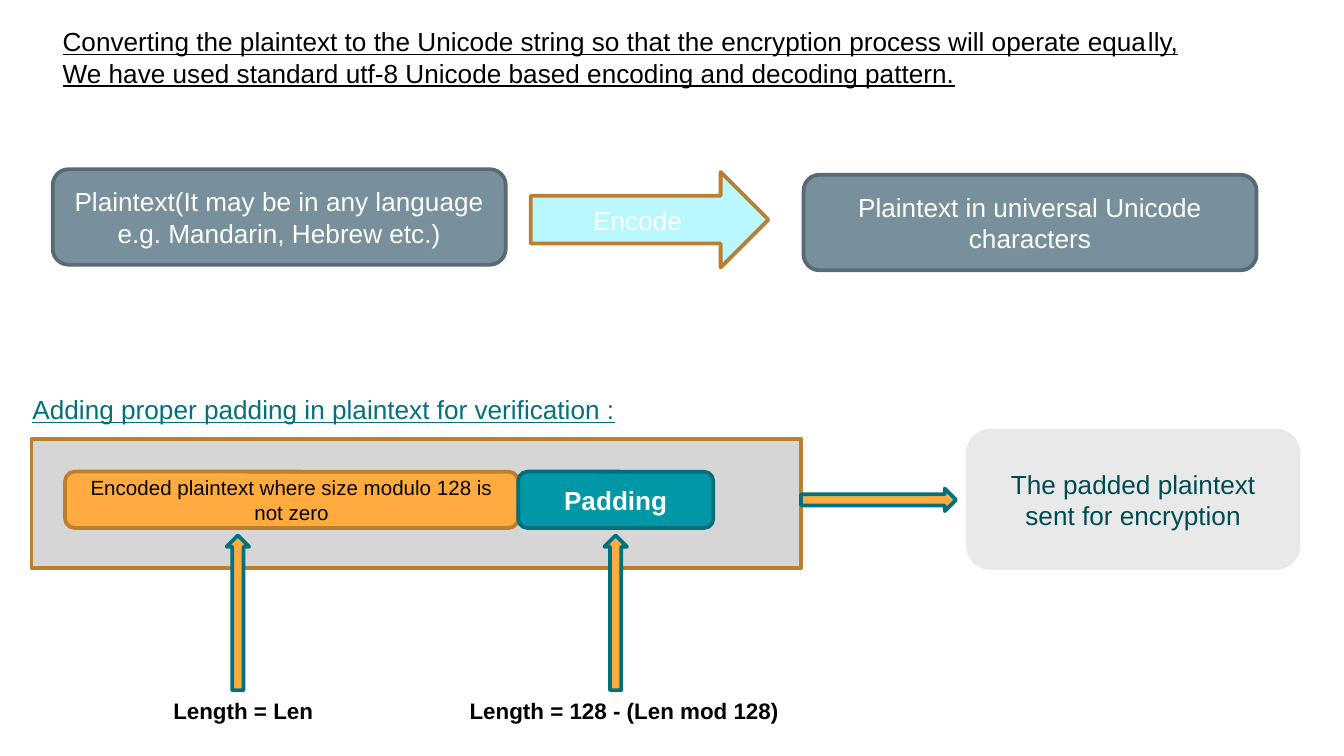
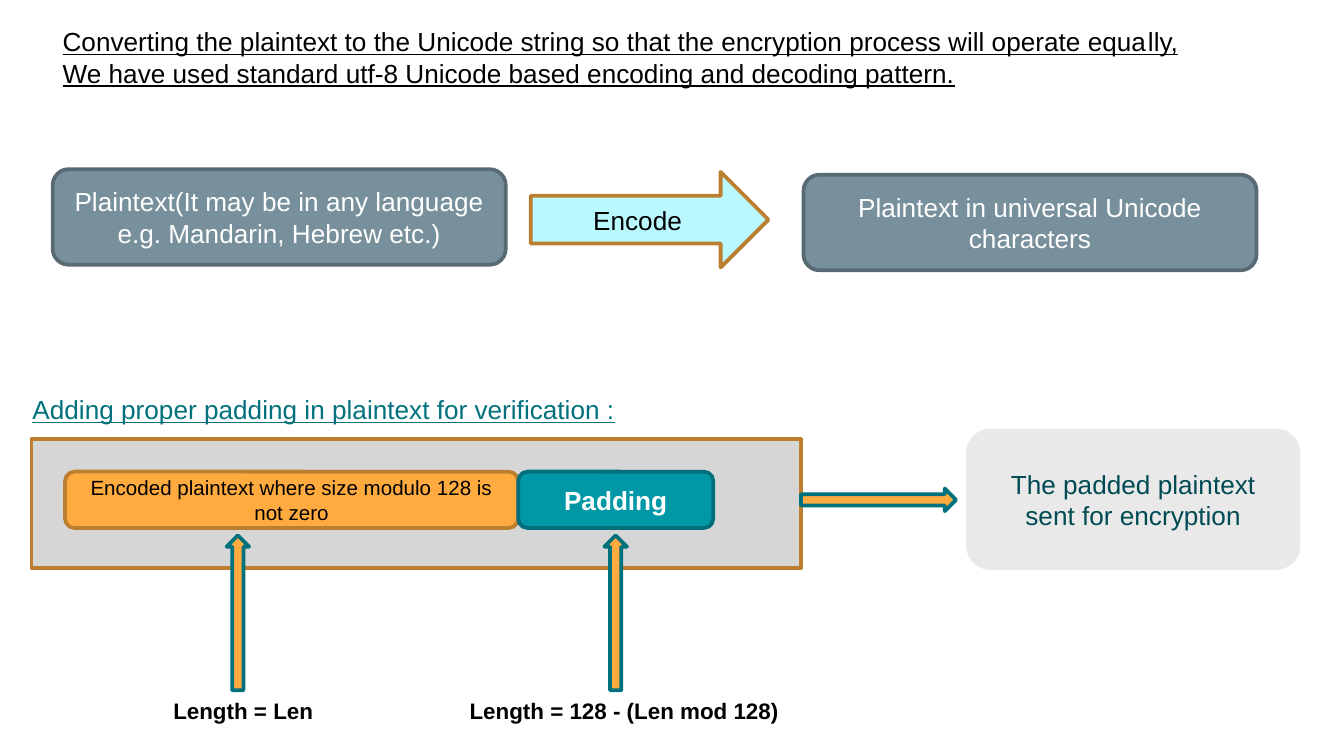
Before and after one commit to GoluKumar4024/Quantum-safe-algorithm, a slide deck: slide 4 of Final Year Project(PPT)(Group- CS41).pptx. Drawn at 1344x756 pixels with LibreOffice and Linux fonts; fonts in the diff are those of the drawing. Boxes give left, top, right and bottom in pixels: in the first picture for what was removed or moved away, otherwise in the second. Text is boxed around its words. In the diff, an @@ line names an element or a change of style, - is before the commit and + after.

```diff
--- a/Final Year Project(PPT)(Group- CS41).pptx
+++ b/Final Year Project(PPT)(Group- CS41).pptx
@@ text in right arrow at <box>593,211,682,231</box>: text added @@
+Encode
```
Also in this commit, not shown: 1 other slide changed, 9 other files.
